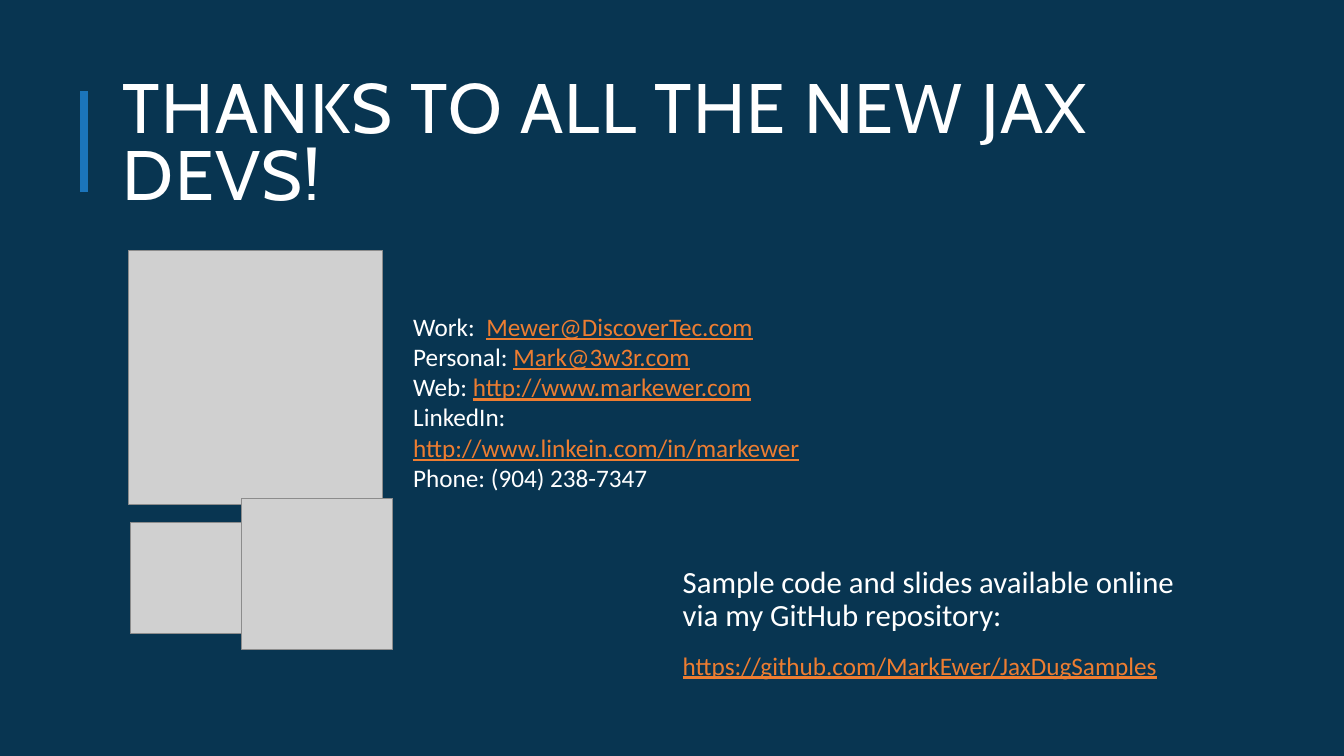
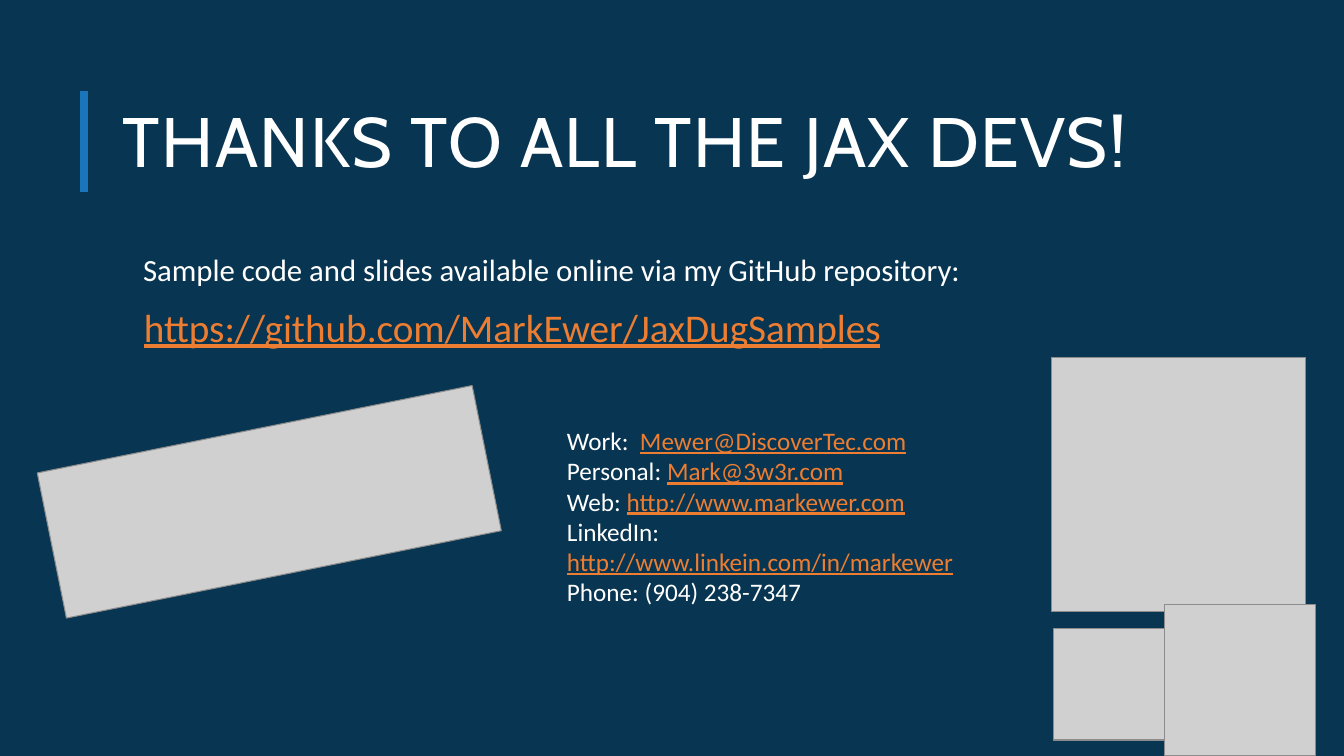
Before and after one commit to MarkEwer/JaxDugSamples, a slide deck: slide 13 of Refactoring_Procedural_Code/Refactoring_Procedural_Code.pptx (slide 10 before the commit). Drawn at 1344x756 pixels with LibreOffice and Linux fonts; fonts in the diff are those of the drawing; grey boxes stand for pictures; background and template pictures are left out. Boxes give left, top, right and bottom in pixels: in the first picture for what was removed or moved away, otherwise in the second. Text is boxed around its words. In the diff, an @@ line names an element or a change of style, - is before the commit and + after.

Commit message:
Ready for JaxDug Presentation

```diff
--- a/Refactoring_Procedural_Code/Refactoring_Procedural_Code.pptx
+++ b/Refactoring_Procedural_Code/Refactoring_Procedural_Code.pptx
@@ title at box(123, 114, 1126, 179): text changed @@
-THANKS TO ALL THE NEW JAX DEVS!
+THANKS TO ALL THE JAX DEVS!
@@ text "Sample code and slides available ...": place and size @@
-text "Sample code and slides available ..." at box(683, 571, 1174, 680)
+text "Sample code and slides available ..." at box(143, 259, 959, 349)
@@ text at box(144, 314, 881, 349): size 18 to 28 pt in "https://github.com/MarkEwer/JaxDugSamples" @@
@@ picture added at box(37, 385, 501, 618) @@
@@ text "Work: Mewer@DiscoverTec.com": place and size @@
-text "Work: Mewer@DiscoverTec.com" at box(413, 318, 799, 491)
+text "Work: Mewer@DiscoverTec.com" at box(567, 432, 953, 605)
@@ 3 pictures: place and size @@
-3 pictures at box(129, 251, 393, 649)
+3 pictures at box(1052, 357, 1316, 756)
```
Also in this commit, not shown: 3 slides added.
